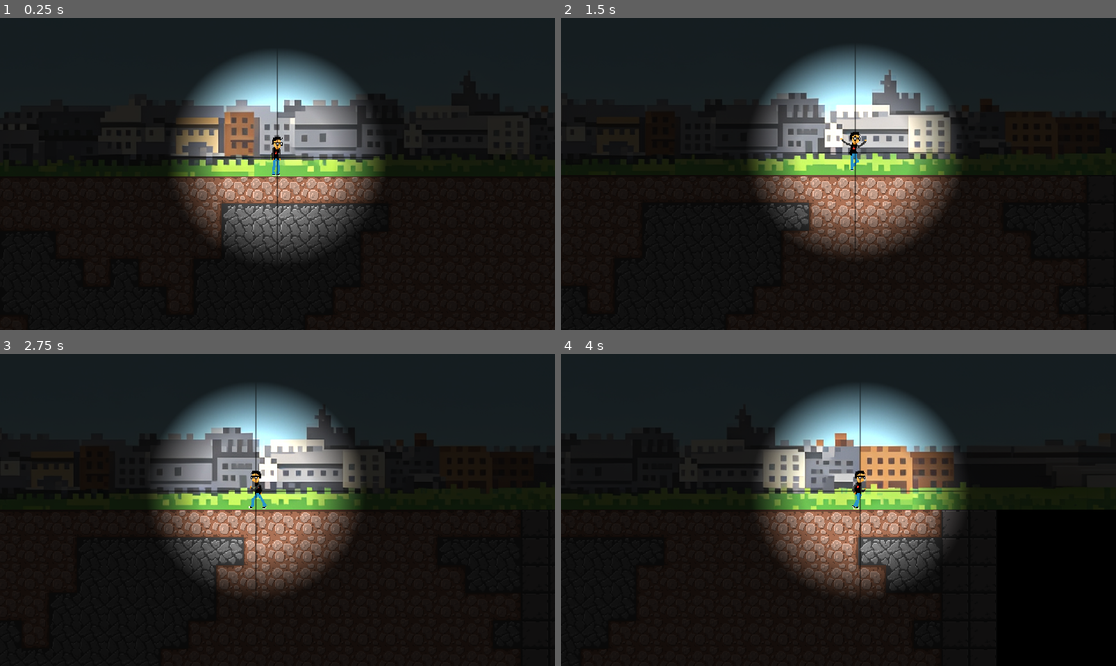
Above: before the commit, frames 1-4 (two rows, left to right).
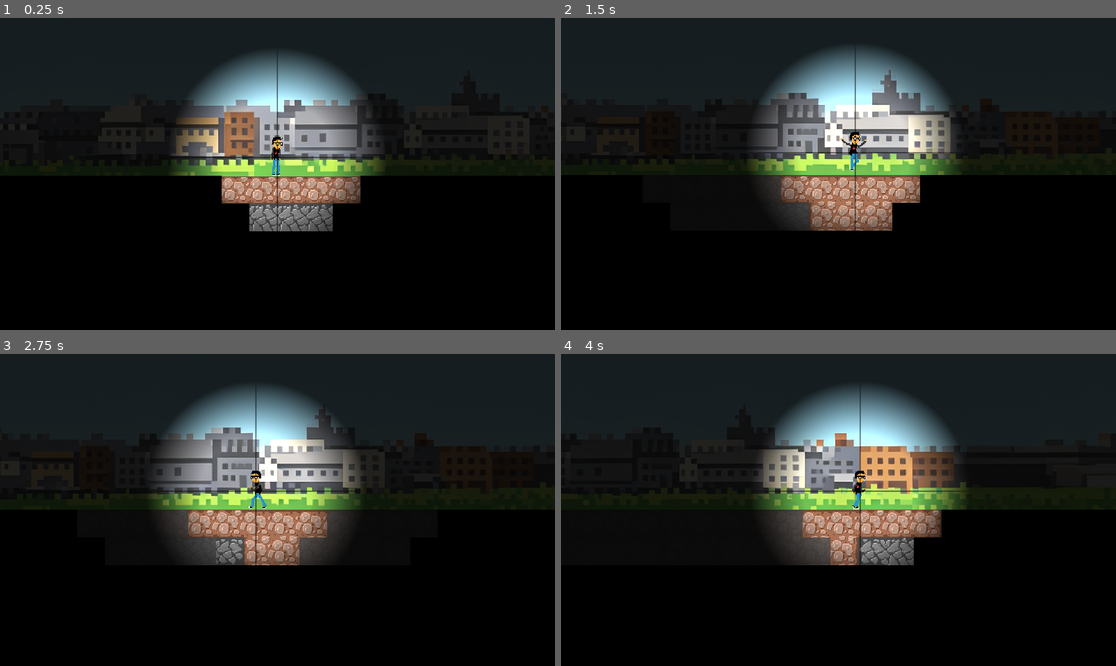
Above: after the commit, the same moments.

Repository: wdsj2127/Where_is_My_Breakfirst
Game: Godot game, scene res://main.tscn
The game is run twice, just before and just after one commit, with the same random seed, the same clock (stepped at 60 frames per second) and the same inputs.
Inputs (mouse positions are in pixels of both pictures, inside the frame that each line leads up to):
- Up to frame 1 (0.25 s): no input
- Up to frame 2 (1.5 s): move the mouse to (960, 158) at 0.52 s; press the mouse at (960, 158) at 0.53 s; hold D (Right) from 0.53 s (still down); move the mouse to (727, 189) at 1.27 s; release the mouse at (727, 189) at 1.28 s; tap W (Lift) at 1.35 s
- Up to frame 3 (2.75 s): move the mouse to (333, 441) at 2.02 s; release D (Right) at 2.03 s; press the mouse at (333, 441) at 2.03 s; hold A (Left) from 2.03 s (still down)
- Up to frame 4 (4 s): move the mouse to (810, 572) at 2.77 s; release A (Left) at 2.78 s; release the mouse at (810, 572) at 2.78 s; hold D (Right) from 2.78 s (still down); tap W (Lift) at 2.85 s; move the mouse to (1005, 556) at 3.52 s; press the mouse at (1005, 556) at 3.53 s

The runs differ from the first frame. In frame 1, 7.4% of the frame differs, in the area x 0-100%, y 50-100%; in frame 2, 6.0%; in frame 3, 5.8%; in frame 4, 5.7%.
Error before the commit: Parse Error: No constructor of "PackedColorArray" matches the signature "PackedColorArray(Color, Color, Color)". (res://Map/fog_map_maker.gd:166)

Commit message:
初步战争迷雾

Diff:
--- a/Map/fog_map_maker.gd
+++ b/Map/fog_map_maker.gd
@@ -49,8 +49,11 @@
 	_fog_sprite.centered = false
 	var cell_world_size: float = 32.0 * solid_map.scale.x
 	_fog_sprite.scale = Vector2(cell_world_size, cell_world_size)
+	# 图像(0,0)对齐格子(-HALF_WIDTH, 0)的左上角世界位置
 	var origin_cell := Vector2i(-map.HALF_WIDTH, 0)
-	_fog_sprite.global_position = solid_map.to_global(solid_map.map_to_local(origin_cell))
+	var cell_center := solid_map.to_global(solid_map.map_to_local(origin_cell))
+	var half_cell: float = 16.0 * solid_map.scale.x
+	_fog_sprite.global_position = cell_center - Vector2(half_cell, half_cell)
 	solid_map.get_parent().add_child(_fog_sprite)
 
 	_ensure_player_glow()
@@ -163,7 +166,7 @@
 func _create_light_texture() -> GradientTexture2D:
 	var gradient := Gradient.new()
 	gradient.offsets = PackedFloat32Array([0.0, 0.4, 1.0])
-	gradient.colors = PackedColorArray(Color.WHITE, Color.WHITE, Color.TRANSPARENT)
+	gradient.colors = [Color.WHITE, Color.WHITE, Color.TRANSPARENT]
 	var tex := GradientTexture2D.new()
 	tex.gradient = gradient
 	tex.fill = GradientTexture2D.FILL_RADIAL
--- a/Map/map_controller.gd
+++ b/Map/map_controller.gd
@@ -42,7 +42,7 @@
 
 
 func _process(_delta: float) -> void:
-	fog_map.request_update()
+	fog_map.update_fog()
 
 
 ## 处理玩家挖掘请求，转发给SolidMap
Not shown, added: Map/fog_map_maker.gd.uid
Not shown: 1 places in Map/map.tscn that only renumber resources
